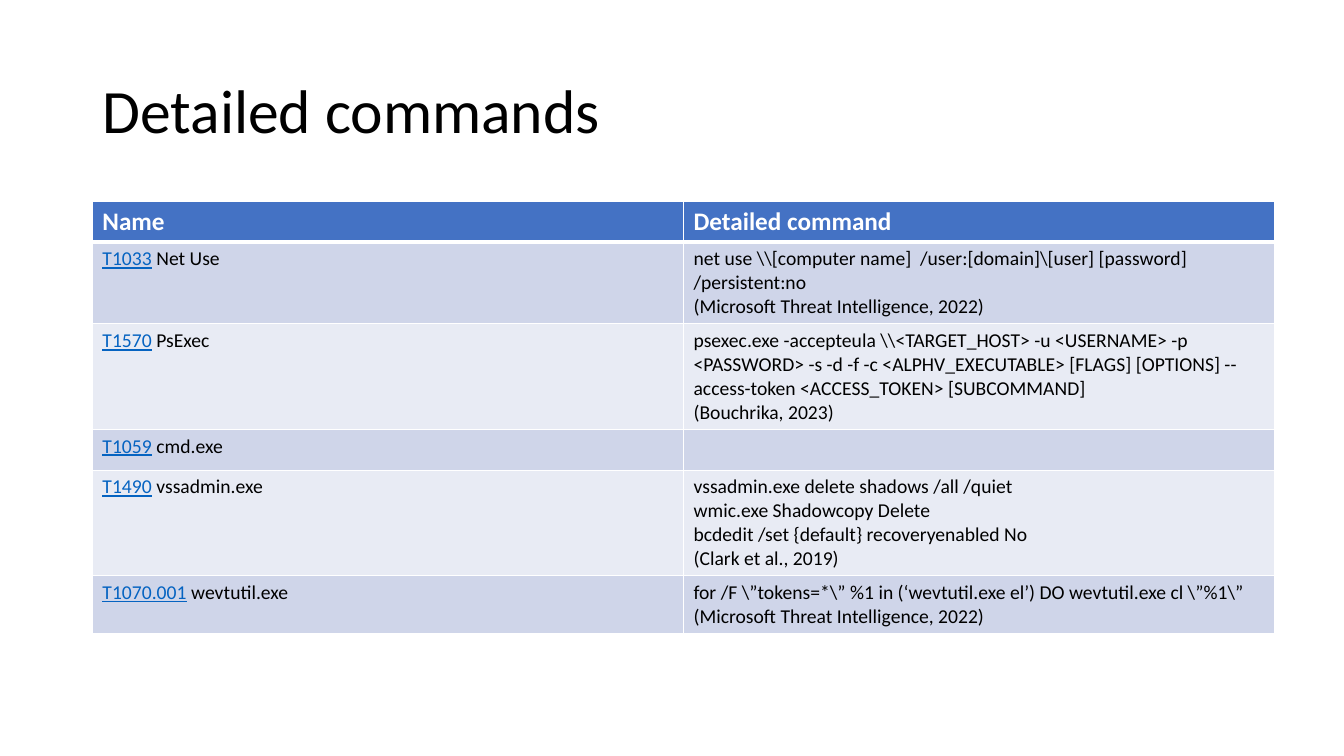
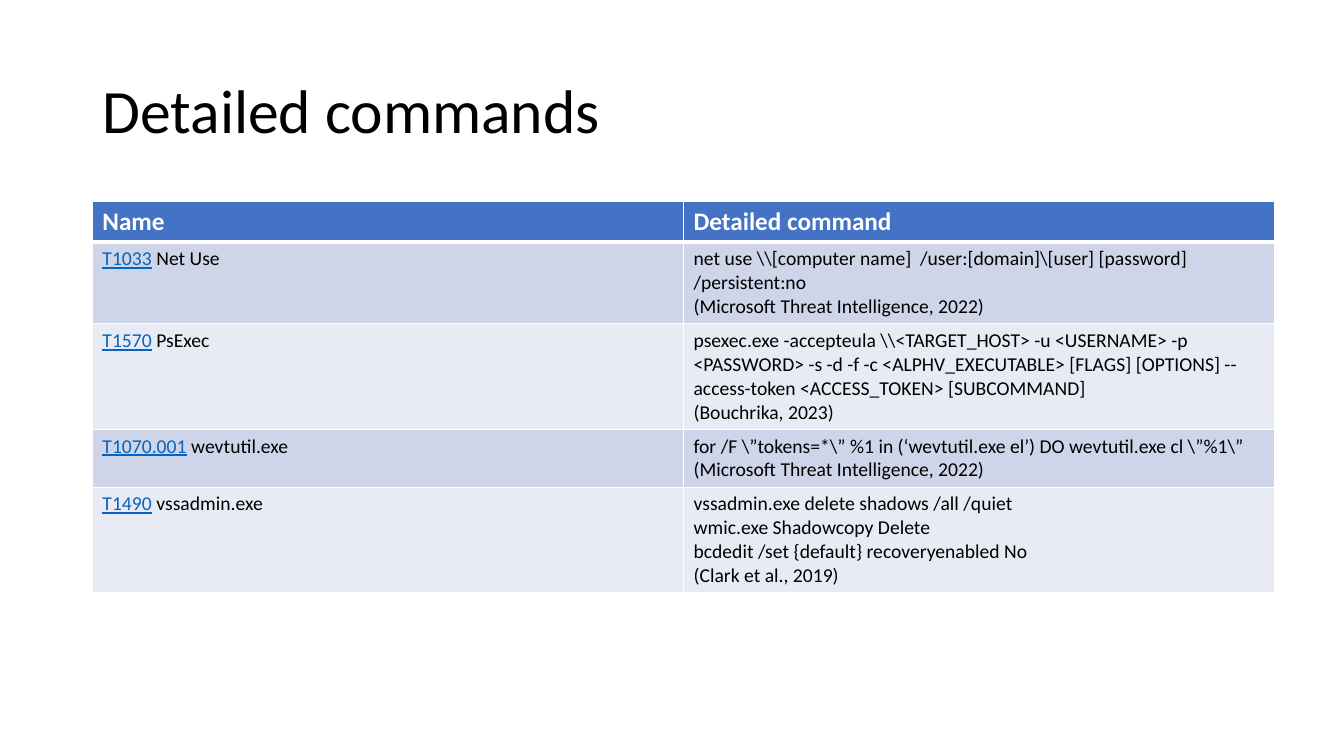
Before and after one commit to CHROME-PLATED-METRO-WOLF/attack, a slide deck: slide 3 of evidence.pptx. Drawn at 1344x756 pixels with LibreOffice and Linux fonts; fonts in the diff are those of the drawing. Boxes give left, top, right and bottom in pixels: in the first picture for what was removed or moved away, otherwise in the second. Text is boxed around its words. In the diff, an @@ line names an element or a change of style, - is before the commit and + after.

```diff
--- a/evidence.pptx
+++ b/evidence.pptx
@@ table at [93, 202, 1274, 589] @@
-row 4, column 1: T1059 cmd.exe
+row 4, column 1: T1070.001 wevtutil.exe
-row 4, column 2: 
+row 4, column 2: for /F \”tokens=*\” %1 in (‘wevtutil.exe el’) DO wevtutil.exe cl \”%1\” / (Microsoft Threat Intelligence, 2022)
-row 6: T1070.001 wevtutil.exe | for /F \”tokens=*\” %1 in (‘wevtutil.exe el’) DO wevtutil.exe cl \”%1\” / (Microsoft Threat Intelligence, 2022)
```
Also in this commit, not shown: 1 slide added, 2 other files.
